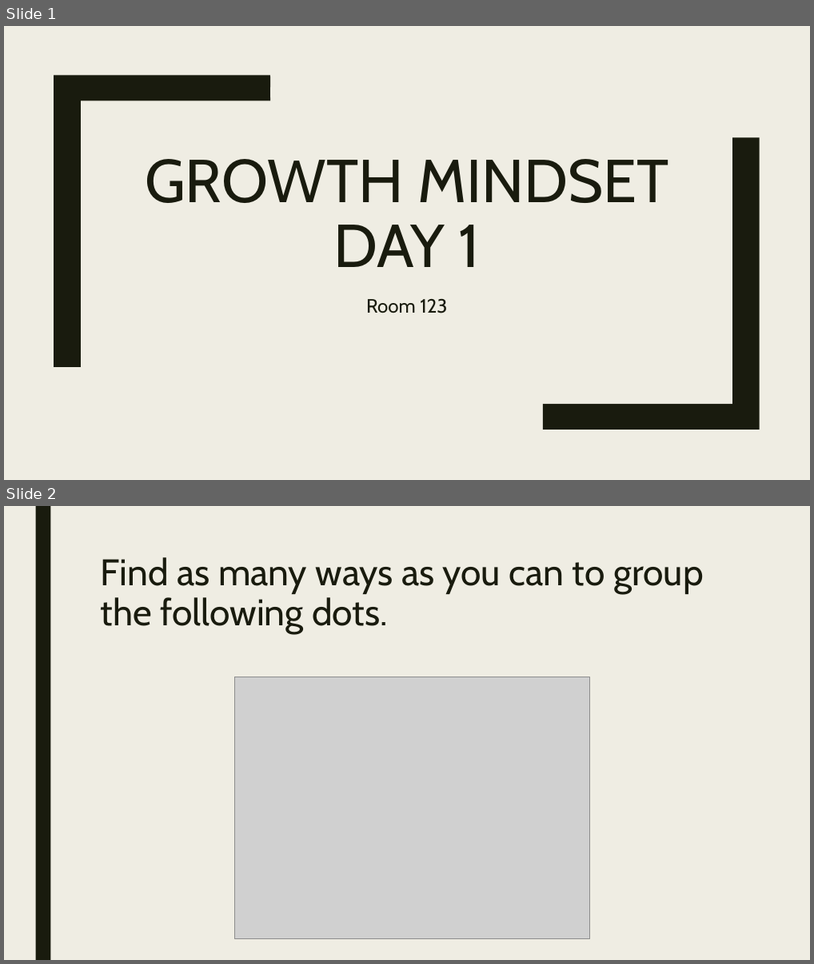
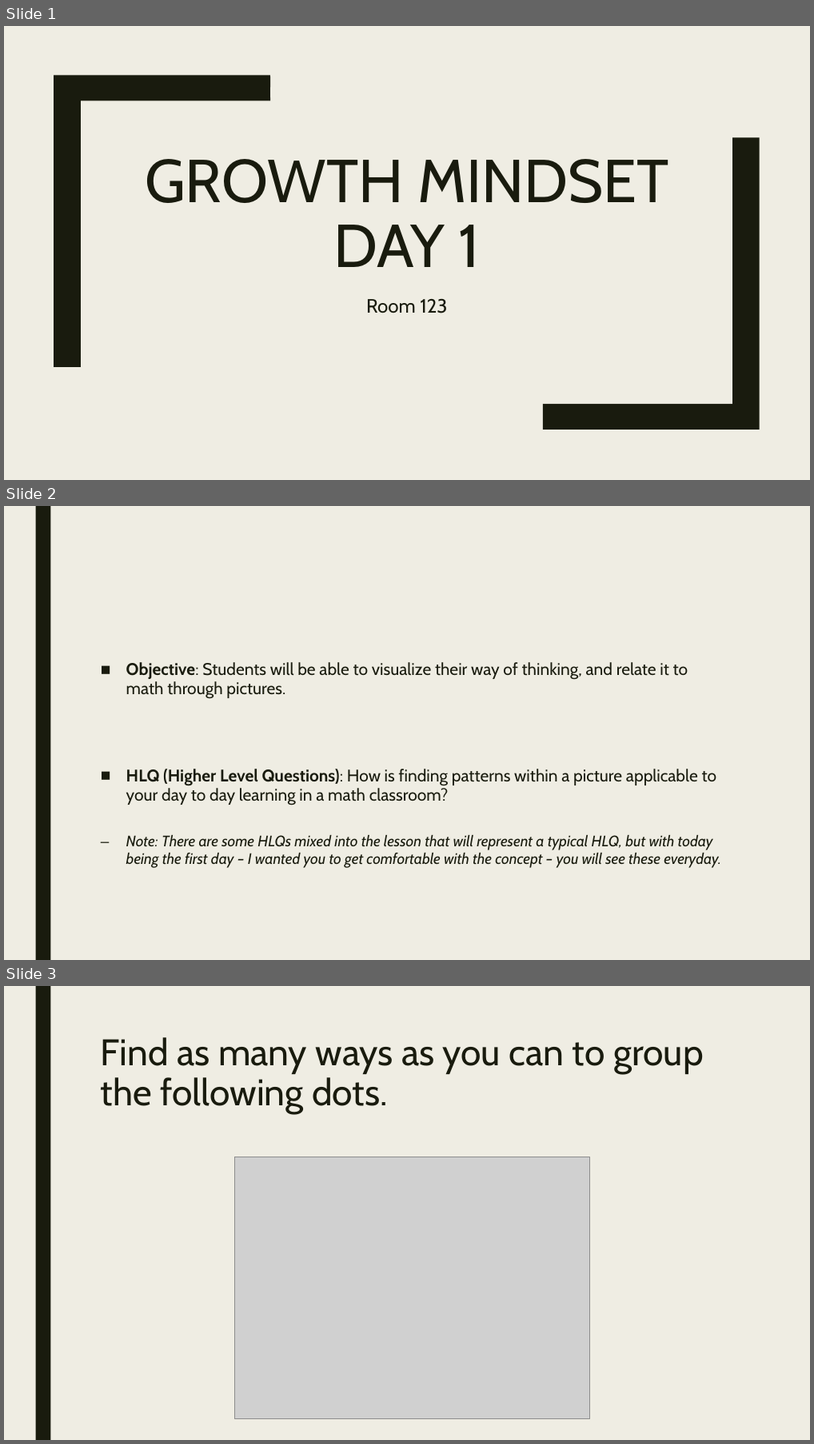
Before and after one commit to codecuddy/OPS-Classes-2018-19, a slide deck: 000_First 5 days of Class_Before Specifics/Day_001.pptx. Shown one above the other, each under a label of ours: slides 1 and 2 before the commit, slides 1, 2 and 3 after it. The pictures are 814x964 and 814x1444 pixels, drawn with LibreOffice and Linux fonts; fonts in the diff are those of the drawing; grey boxes stand for pictures. Boxes give left, top, right and bottom in pixels: in the first picture for what was removed or moved away, otherwise in the second. Text is boxed around its words. In the diff, an @@ line names an element or a change of style, - is before the commit and + after.

```diff
--- a/000_First 5 days of Class_Before Specifics/Day_001.pptx
+++ b/000_First 5 days of Class_Before Specifics/Day_001.pptx
@@ slide 2 added at [4,506,810,960], background #EFEDE3; not listed: 1 template element that a slide beside it also shows @@
@@ text added at [126,662,722,868], 20 pt, text #191B0E @@
+■ Objective: Students will be able to visualize their way of thinking, and relate it to math through pictures.
+■ HLQ (Higher Level Questions): How is finding patterns within a picture applicable to your day to day learning in a math classroom?
+      – Note: There are some HLQs mixed into the lesson that will represent a typical HLQ, but with today being the first day – I wanted you to get comfortable with the concept – you will see these everyday.
@@ what was slide 2 is now slide 3 @@
```
Also in this commit, not shown: 5 slides changed, 1 other slide added, 1 other file.
